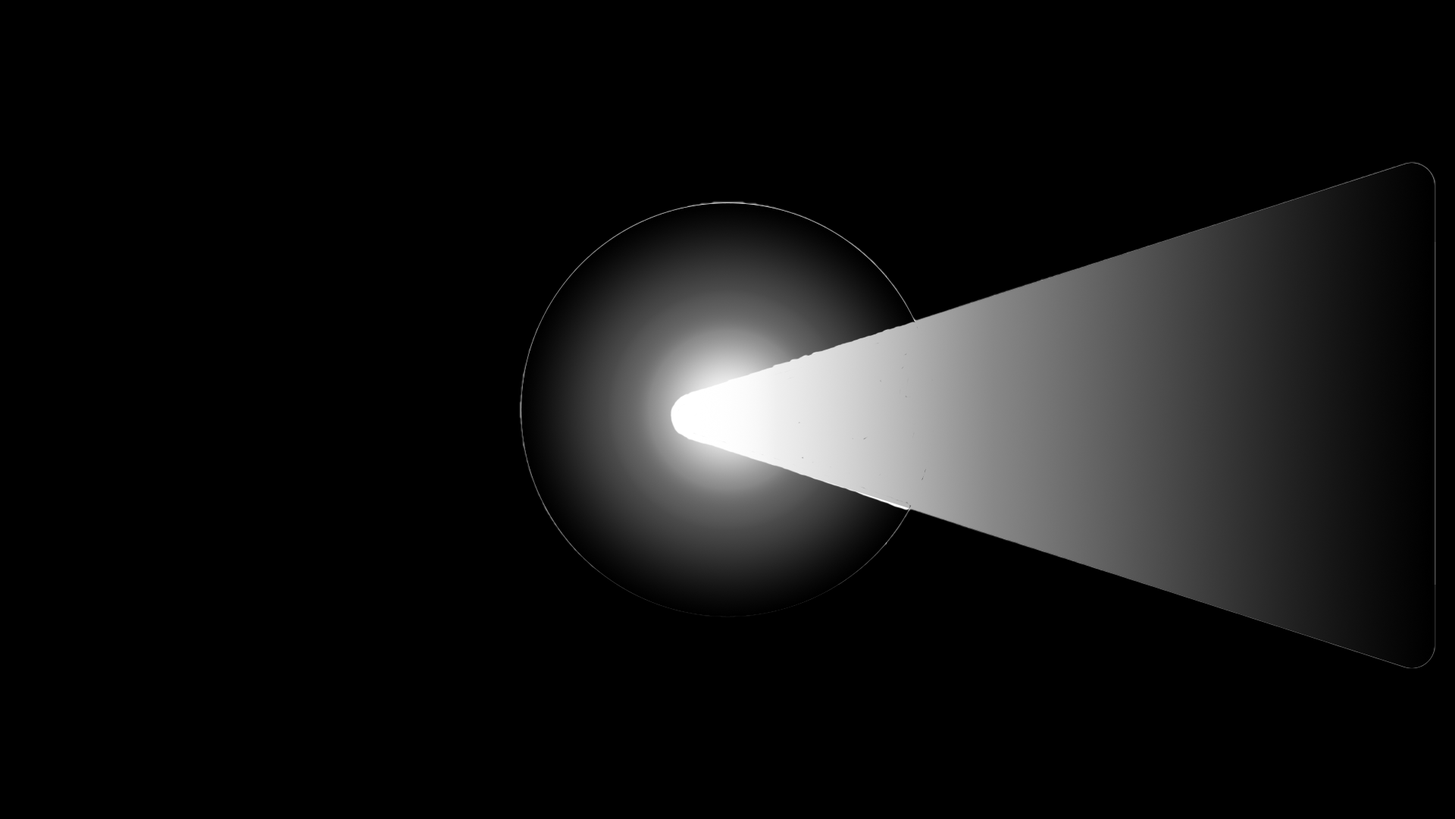
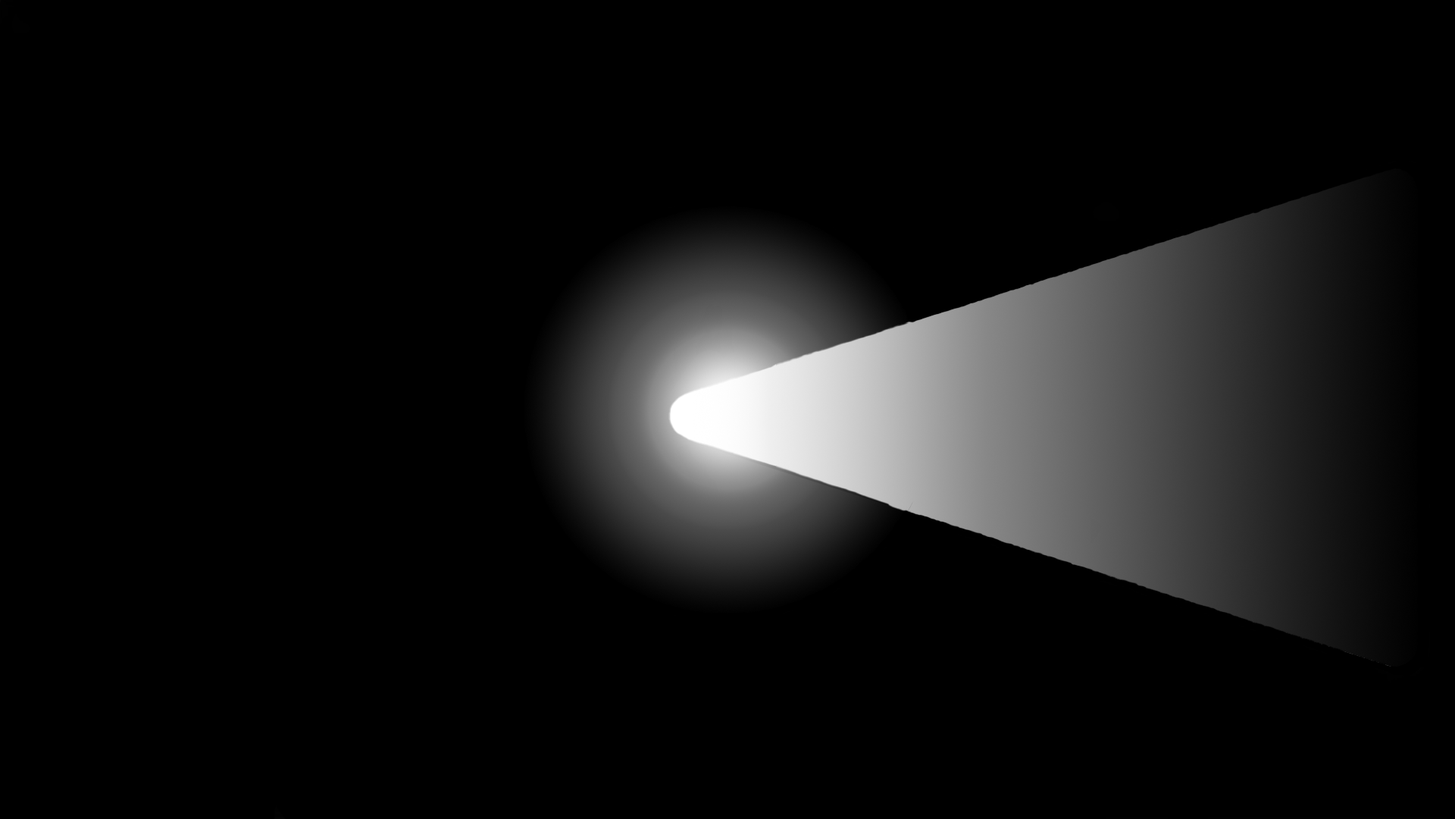
Before/after of a (1455, 819) layered artwork. What changed in the layer stack:
painted on "Треугольник 1" (2nd of 2) over [692, 162, 1435, 669]
painted on "Эллипс 1" over [522, 203, 934, 616]
painted on "Слой 0" over [0, 0, 1437, 819]
